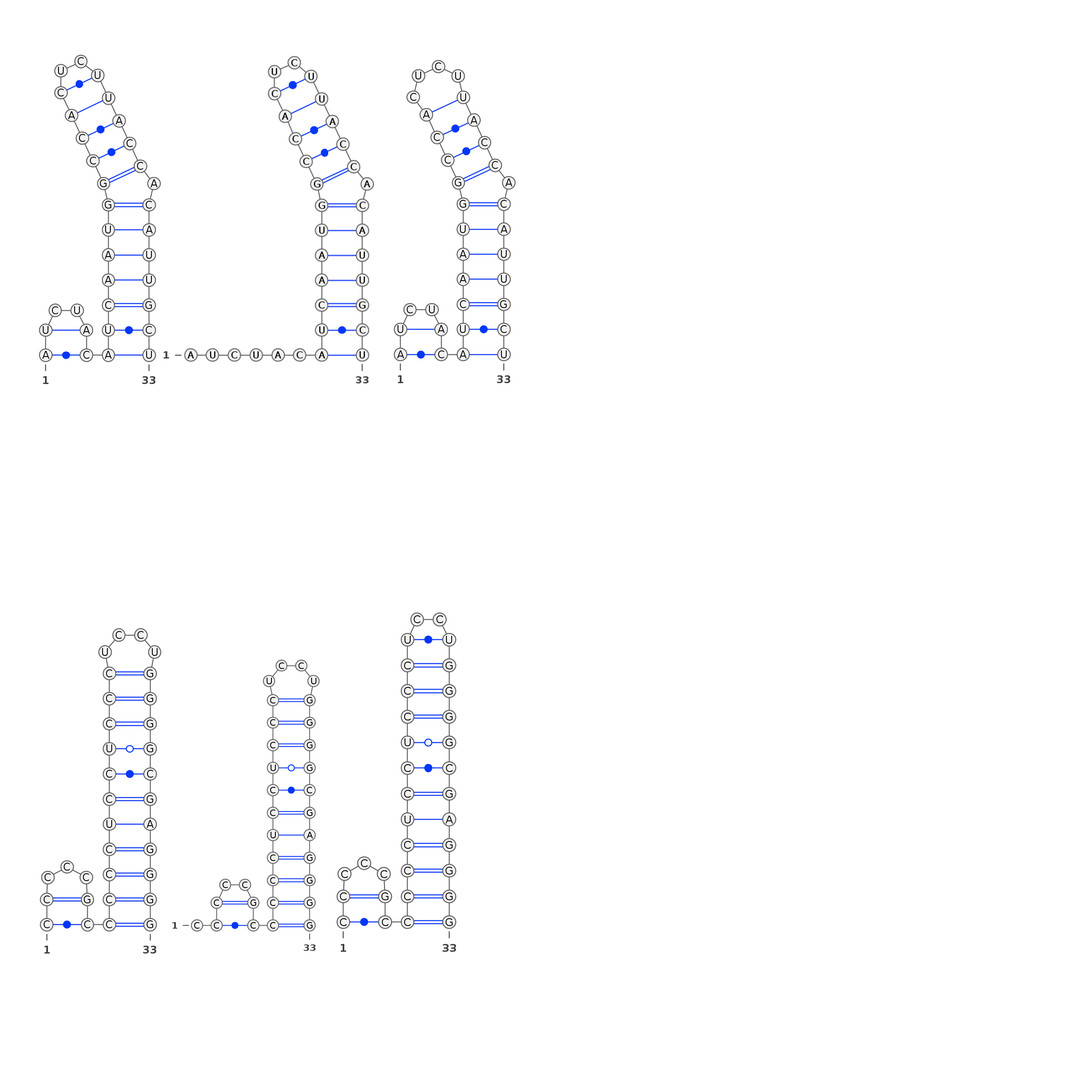
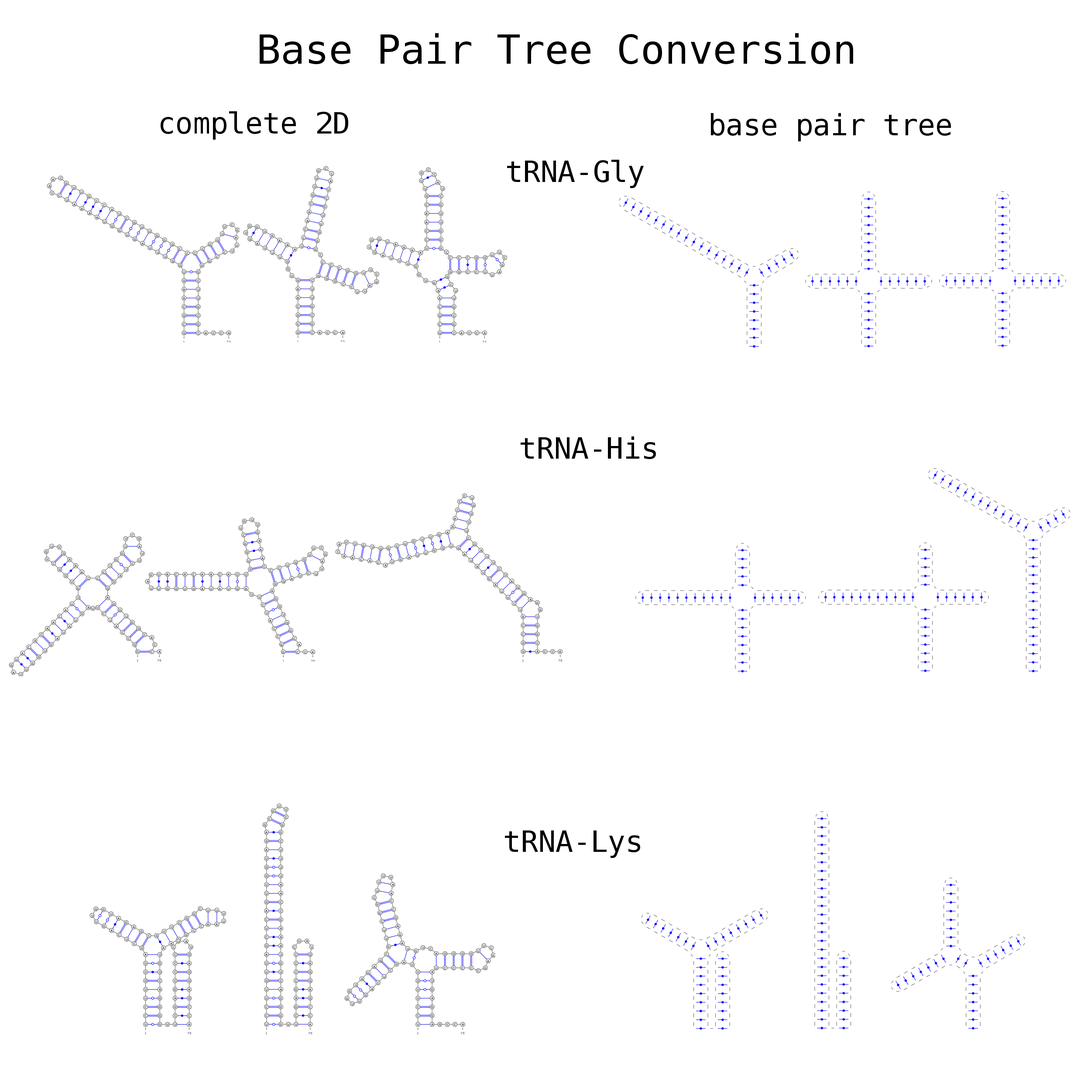
Layer changes from the first w=1091, h=1091 image to the second:
added layer "Base Pair Tree Conversion" above "Pasted Layer #4" over bbox(259, 33, 854, 65)
added layer "Pasted Layer #4" above "Pasted Layer #2" over bbox(637, 811, 1027, 1031)
added layer "Pasted Layer #2" above "Pasted Layer #1" over bbox(635, 468, 1071, 673)
added layer "Pasted Layer #1" above "Pasted Layer #6" over bbox(619, 191, 1067, 348)
renamed "2_2" to "Pasted Layer #6", painted on it over bbox(89, 539, 496, 1035)
removed layer "2_1" over bbox(168, 610, 343, 981)
removed layer "2_0" over bbox(13, 561, 189, 999)
added layer "Pasted Layer #3" above "tRNA-Lys ..." over bbox(8, 493, 563, 677)
added layer "tRNA-Lys ..." above "tRNA-His" over bbox(505, 830, 641, 859)
added layer "tRNA-His" above "base pair tree" over bbox(520, 436, 657, 460)
added layer "base pair tree" above "complete 2D" over bbox(711, 113, 952, 142)
renamed "1_1" to "complete 2D", moved it above "tRNA-Gly", painted on it over bbox(160, 53, 398, 384)
removed layer "1_0" over bbox(38, 54, 164, 385)
added layer "tRNA-Gly" above "Pasted Layer" over bbox(507, 159, 644, 189)
renamed "1_2" to "Pasted Layer", painted on it over bbox(46, 33, 543, 385)
